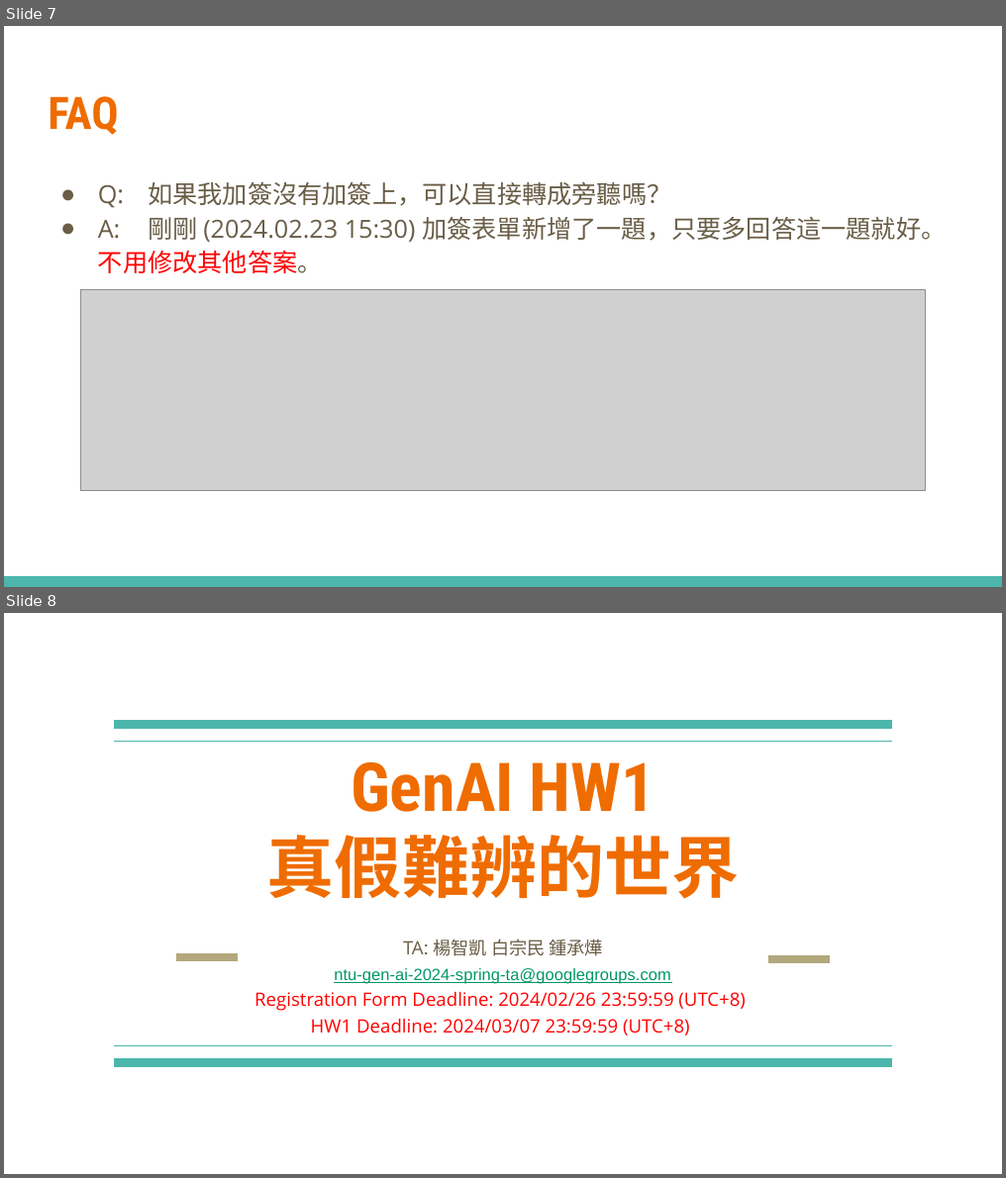
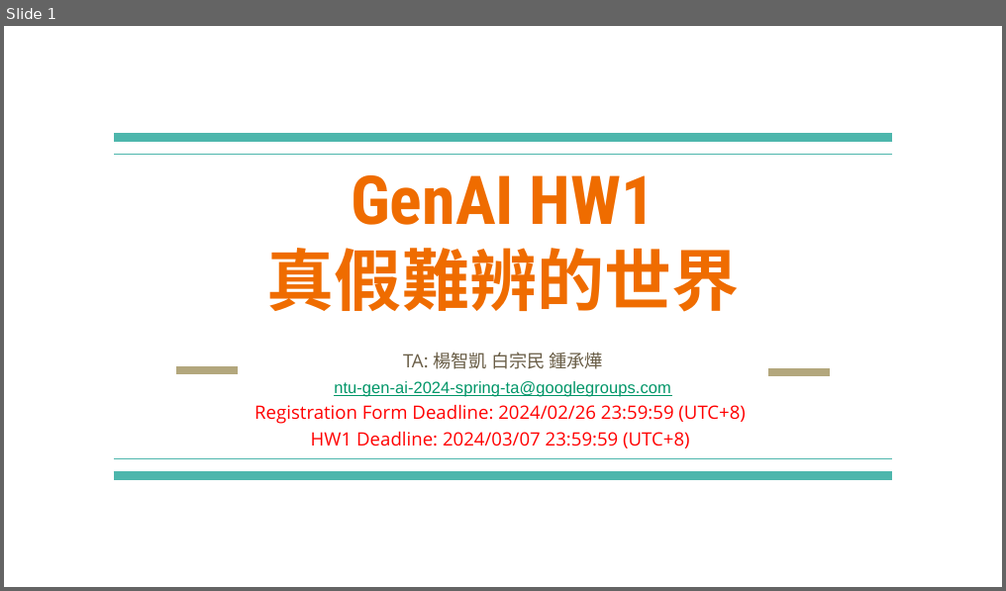
Before and after one commit to lanzhiwang/machine_learning, a slide deck: 2024_generative_ai/homework/01_真假難辨的世界.pptx. Shown one above the other, each under a label of ours: slides 7 and 8 before the commit, slide 1 after it. The pictures are 1006x1178 and 1006x591 pixels, drawn with LibreOffice and Linux fonts; fonts in the diff are those of the drawing; grey boxes stand for pictures. Boxes give left, top, right and bottom in pixels: in the first picture for what was removed or moved away, otherwise in the second. Text is boxed around its words. In the diff, an @@ line names an element or a change of style, - is before the commit and + after.

```diff
--- a/2024_generative_ai/homework/01_真假難辨的世界.pptx
+++ b/2024_generative_ai/homework/01_真假難辨的世界.pptx
@@ slide 7 removed at bbox=[4, 26, 1002, 587], background #FFFFFF @@
@@ title removed at bbox=[48, 96, 118, 135] @@
-FAQ
@@ text removed at bbox=[98, 181, 945, 274] @@
-● Q: 如果我加簽沒有加簽上，可以直接轉成旁聽嗎？
-● A: 剛剛 (2024.02.23 15:30) 加簽表單新增了一題，只要多回答這一題就好。不用修改其他答案。
@@ picture removed at bbox=[81, 289, 925, 491] @@
@@ rectangle removed at bbox=[4, 576, 1002, 587] @@
@@ what was slide 8 is now slide 1 @@
```
Also in this commit, not shown: 6 other slides removed, 56 other files.
